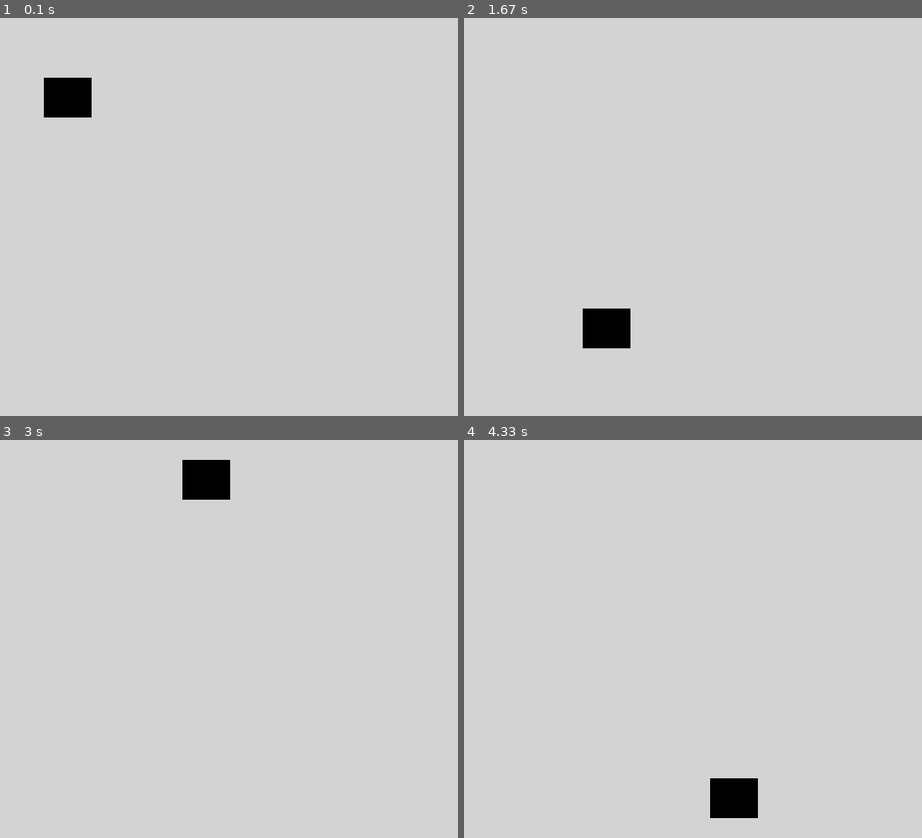
Above: before the commit, frames 1-4 (two rows, left to right).
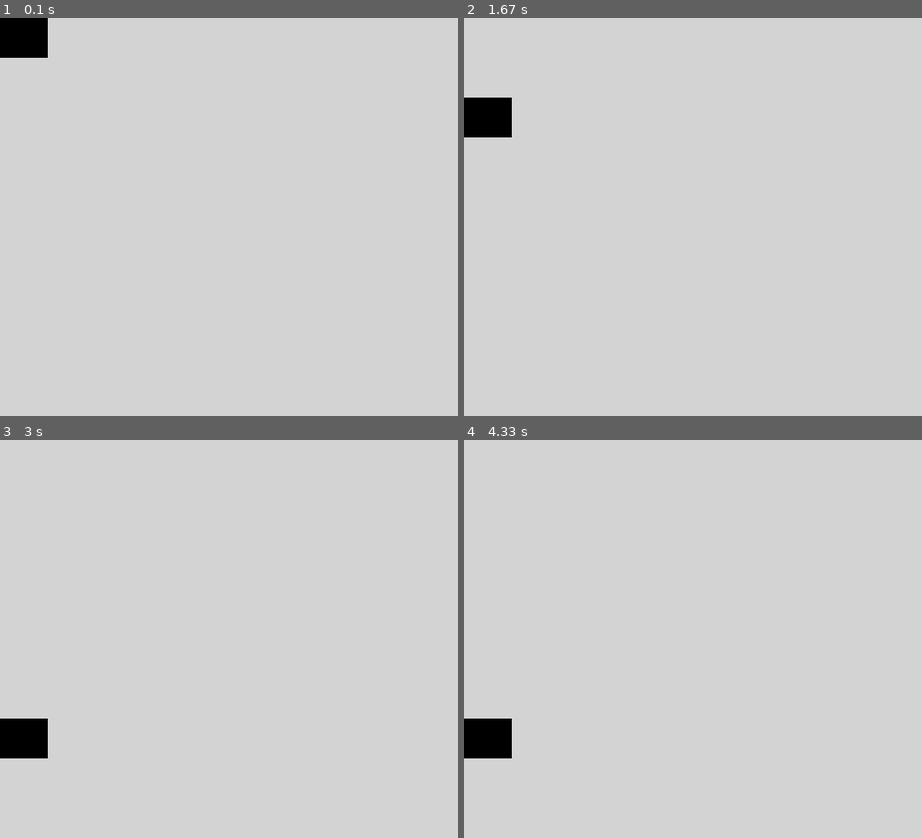
Above: after the commit, the same moments.

Repository: saegl5/myprojects
Game: pygame game, started from Codes/pygame-animation-bouncing-part-1.py
The game is run twice, just before and just after one commit, with the same random seed, the same clock (stepped at 60 frames per second) and the same inputs.
Inputs:
- Up to frame 1 (0.1 s): no input
- Up to frame 2 (1.67 s): no input
- Up to frame 3 (3 s): no input
- Up to frame 4 (4.33 s): no input

The runs differ from the first frame. In frame 1, 2.1% of the frame differs, in the area x 0-20%, y 0-25%; in frame 2, 2.1%; in frame 3, 2.1%; in frame 4, 2.1%.

Commit message:
split code into two parts

Diff:
--- a/Codes/pygame-animation-bouncing.py
+++ b/Codes/pygame-animation-bouncing-part-1.py
@@ -13,12 +13,9 @@
 screen = pygame.display.set_mode(size) # set screen size
 done = False # define "done"
 clock = pygame.time.Clock() # define "clock"
-rect_x = 50 # initialize starting x position of the rectangle
-rect_y = 50 # initialize starting y position of the rectangle
-rect_change_x = 1
-rect_change_y = 5
-# lower number moves rectangle slower, higher moves it faster
-# # negative number changes direction
+offset = 0 # initialize offset earlier
+# change = 100 # define increment and do so earlier
+change = 50 # make sure we can see bounce
 
 pygame.display.set_caption("QUESTABOX's Cool Animation") # title, or choose your own
 
@@ -28,15 +25,19 @@
             done = True # change "done" to exit While loop on next loop, loop will not run while false
     screen.fill(LIGHTGRAY) # clear the screen
     # --- Drawing code
-    pygame.draw.rect(screen, BLACK, (rect_x, rect_y, 60, 50), width=0)
-    # pygame.draw.rect(screen, LIGHTGRAY, (rect_x + 10, rect_y + 10, 40, 30))
-    rect_x += rect_change_x
-    rect_y += rect_change_y
-    if rect_y > 450 or rect_y < 0:
-        rect_change_y = rect_change_y * -1 # bounce off bottom or top edges
-    if rect_x > 640 or rect_x < 0:
-        rect_change_x = rect_change_x * -1 # bounce off left or right edges
+    # offset = 0 # initialize offset
+    # while offset <= 400: # loop until offset = 400 (inclusive)
+    #     pygame.draw.rect(screen, BLACK, (0, 0+offset, 60, 50), width=0) # added one offset to one y-coordinate
+    #     offset += 100 # offset = offset + 100
+    pygame.draw.rect(screen, BLACK, (0, 0+offset, 60, 50), width=0) # untab
+    # offset += 100 # untab
+    offset += change # use the variable, instead of number
+    if 0+offset + 50 == 500: # if rectangle at bottom edge
+        change *= -1 # change = change*-1 (i.e., change direction)
+    if 0+offset == 0: # if rectangle at top edge
+        change *= -1 # change direction back
     # ----------------
     pygame.display.flip() # update the screen
-    clock.tick(60) # maximum 60 frames per second (i.e., no more than 60 times through While loop each second)
+    # clock.tick(60) # maximum 60 frames per second (i.e., no more than 60 times through While loop each second)
+    clock.tick(10) # so can see square moving
 pygame.quit() # formality
--- /dev/null
+++ b/Codes/pygame-animation-bouncing-part-2.py
@@ -0,0 +1,56 @@
+import pygame # import the Pygame library of functions
+pygame.init() # initialize the game engine
+
+LIGHTGRAY = (211, 211, 211) # example
+# (Red, Green, Blue) = (0-255, 0-255, 0-255)
+# 0-255 is amount of color
+# the amount of color is additive
+# can also choose your own color
+# parentheses of numbers (e.g., (211, 211, 211)) is called a tuple
+BLACK = (0, 0, 0) # example
+
+size = (700, 500) # (width, height) in pixels
+screen = pygame.display.set_mode(size) # set screen size
+done = False # define "done"
+clock = pygame.time.Clock() # define "clock"
+offset = 0 # initialize offset earlier
+# change = 100 # define increment and do so earlier
+change = 50 # make sure we can see bounce
+# rect_x = 50 # initialize starting x position of the rectangle
+# rect_y = 50 # initialize starting y position of the rectangle
+# rect_change_x = 1
+# rect_change_y = 5
+# # lower number moves rectangle slower, higher moves it faster
+# # # negative number changes direction
+
+pygame.display.set_caption("QUESTABOX's Cool Animation") # title, or choose your own
+
+while not done: # meaning while true, loop keeps window open
+    for event in pygame.event.get(): # check for user input when open window
+        if event.type == pygame.QUIT: # user clicked close button
+            done = True # change "done" to exit While loop on next loop, loop will not run while false
+    screen.fill(LIGHTGRAY) # clear the screen
+    # --- Drawing code
+    # offset = 0 # initialize offset
+    # while offset <= 400: # loop until offset = 400 (inclusive)
+    #     pygame.draw.rect(screen, BLACK, (0, 0+offset, 60, 50), width=0) # added one offset to one y-coordinate
+    #     offset += 100 # offset = offset + 100
+    pygame.draw.rect(screen, BLACK, (0, 0+offset, 60, 50), width=0) # untab
+    # offset += 100 # untab
+    offset += change # use the variable, instead of number
+    if 0+offset + 50 == 500: # if rectangle at bottom edge
+        change *= -1 # change = change*-1 (i.e., change direction)
+    if 0+offset == 0: # if rectangle at top edge
+        change *= -1 # change direction back
+    # pygame.draw.rect(screen, BLACK, (rect_x, rect_y, 60, 50), width=0)
+    # rect_x += rect_change_x
+    # rect_y += rect_change_y
+    # if rect_y > 450 or rect_y < 0:
+    #     rect_change_y = rect_change_y * -1 # bounce off bottom or top edges
+    # if rect_x > 640 or rect_x < 0:
+    #     rect_change_x = rect_change_x * -1 # bounce off left or right edges
+    # ----------------
+    pygame.display.flip() # update the screen
+    # clock.tick(60) # maximum 60 frames per second (i.e., no more than 60 times through While loop each second)
+    clock.tick(10) # so can see square moving
+pygame.quit() # formality
